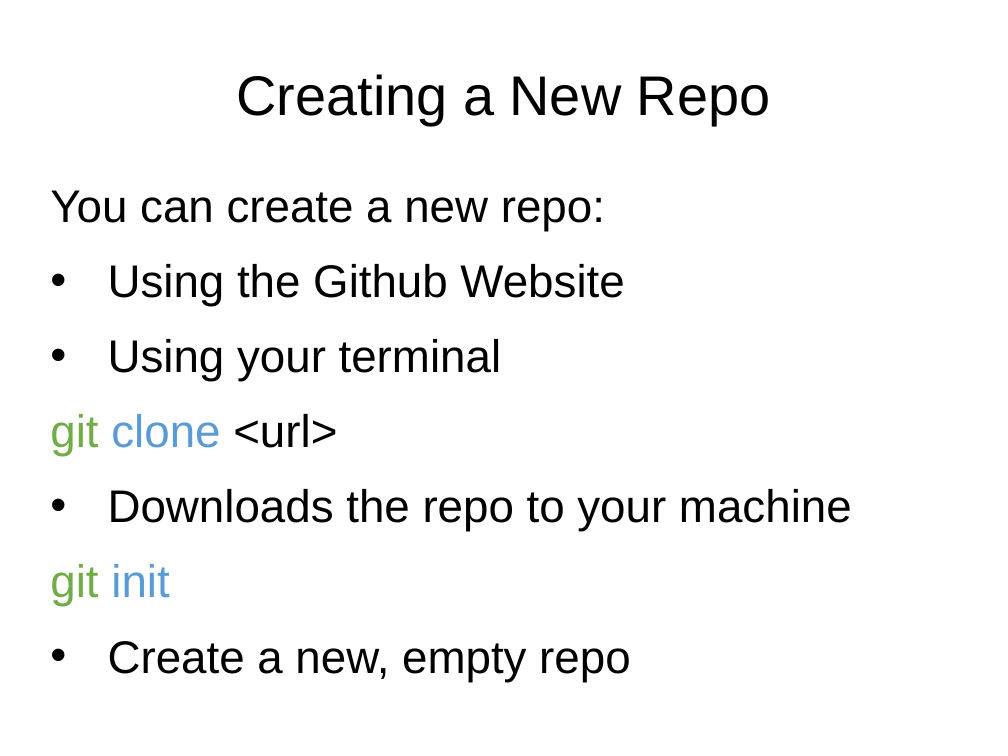
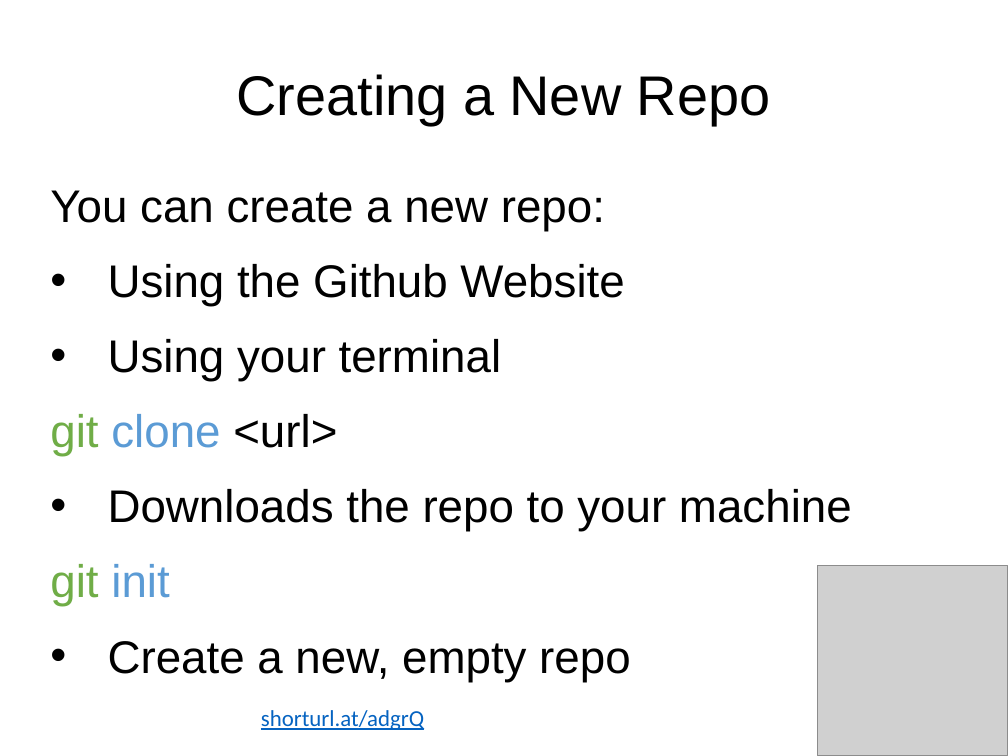
Before and after one commit to rachelplayer/isg-playground, a slide deck: slide 16 of git_workshop.pptx. Drawn at 1008x756 pixels with LibreOffice and Linux fonts; fonts in the diff are those of the drawing; grey boxes stand for pictures. Boxes give left, top, right and bottom in pixels: in the first picture for what was removed or moved away, otherwise in the second. Text is boxed around its words. In the diff, an @@ line names an element or a change of style, - is before the commit and + after.

Commit message:
add qr code

```diff
--- a/git_workshop.pptx
+++ b/git_workshop.pptx
@@ picture added at (x1=818, y1=565, x2=1008, y2=756) @@
@@ text added at (x1=261, y1=710, x2=424, y2=730), 18 pt, text #0563C1, underline @@
+shorturl.at/adgrQ
```
Also in this commit, not shown: 44 other slides changed.
